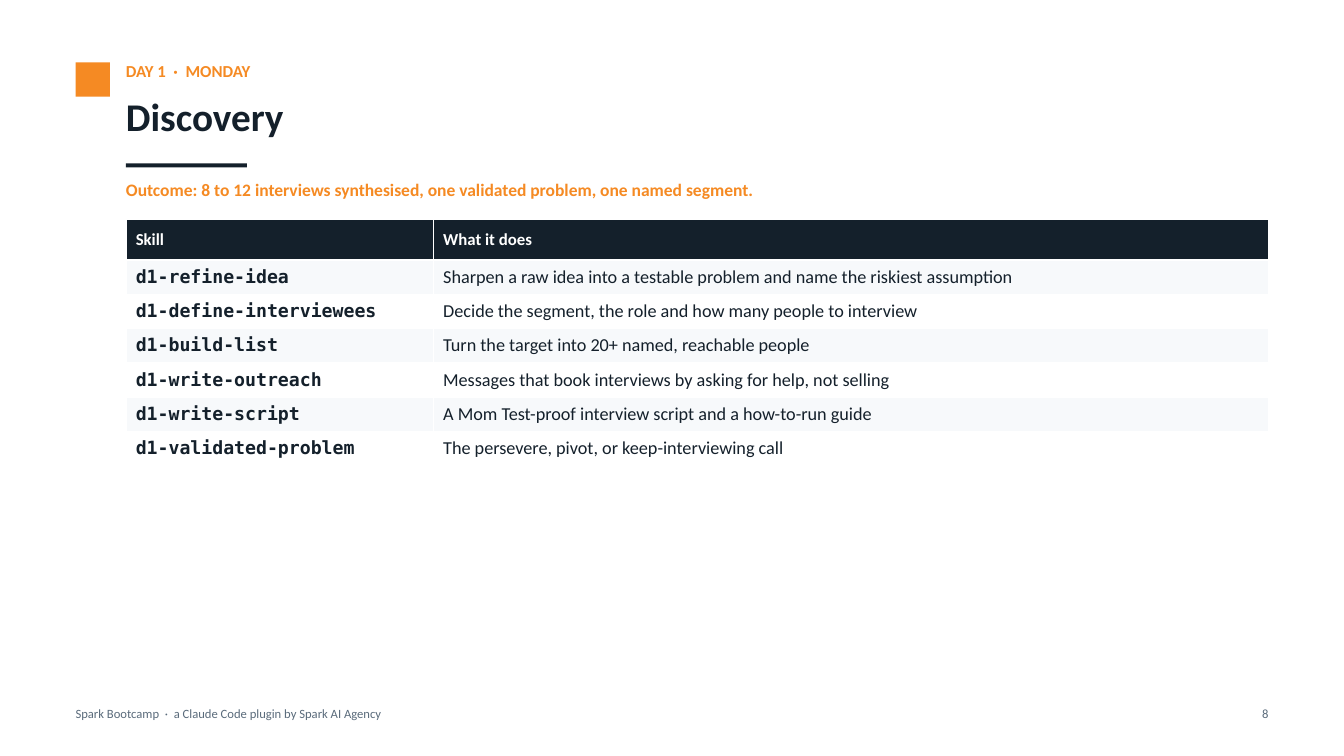
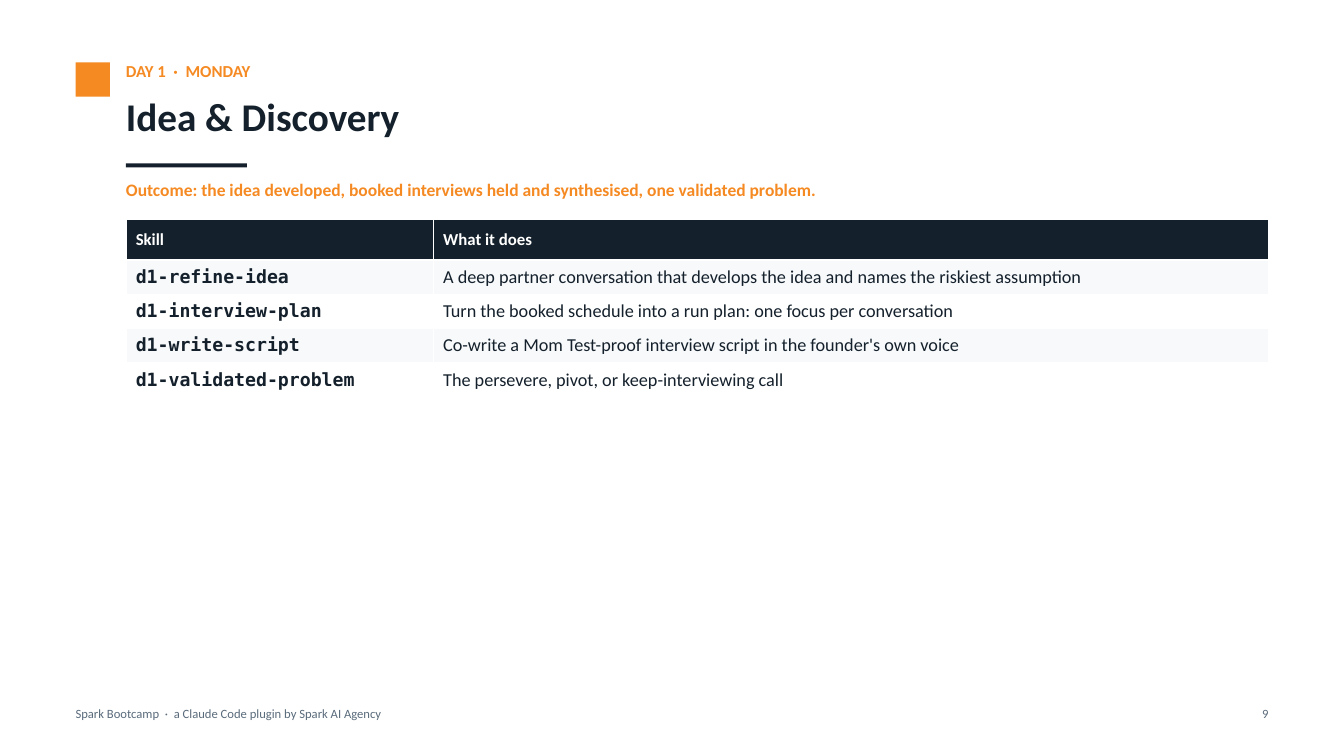
Before and after one commit to SebSparkCuriosity/5daybootcamp, a slide deck: slide 9 of docs/spark-bootcamp-overview.pptx (slide 8 before the commit). Drawn at 1344x756 pixels with LibreOffice and Linux fonts; fonts in the diff are those of the drawing. Boxes give left, top, right and bottom in pixels: in the first picture for what was removed or moved away, otherwise in the second. Text is boxed around its words. In the diff, an @@ line names an element or a change of style, - is before the commit and + after.

```diff
--- a/docs/spark-bootcamp-overview.pptx
+++ b/docs/spark-bootcamp-overview.pptx
@@ text at (126,103,400,137): text changed @@
-Discovery
+Idea & Discovery
@@ text at (126,183,816,199): text changed @@
-Outcome: 8 to 12 interviews synthesised, one validated problem, one named segment.
+Outcome: the idea developed, booked interviews held and synthesised, one validated problem.
@@ table at (126,220,1268,397) @@
-row 2: d1-refine-idea | Sharpen a raw idea into a testable problem and name the riskiest assumption
-row 3: d1-define-interviewees | Decide the segment, the role and how many people to interview
-row 4: d1-build-list | Turn the target into 20+ named, reachable people
-row 5: d1-write-outreach | Messages that book interviews by asking for help, not selling
-row 6: d1-write-script | A Mom Test-proof interview script and a how-to-run guide
+row 2: d1-refine-idea | A deep partner conversation that develops the idea and names the riskiest assumption
+row 3: d1-interview-plan | Turn the booked schedule into a run plan: one focus per conversation
+row 4: d1-write-script | Co-write a Mom Test-proof interview script in the founder's own voice
```
Also in this commit, not shown: 12 other slides changed, 1 slide added, 46 other files.
